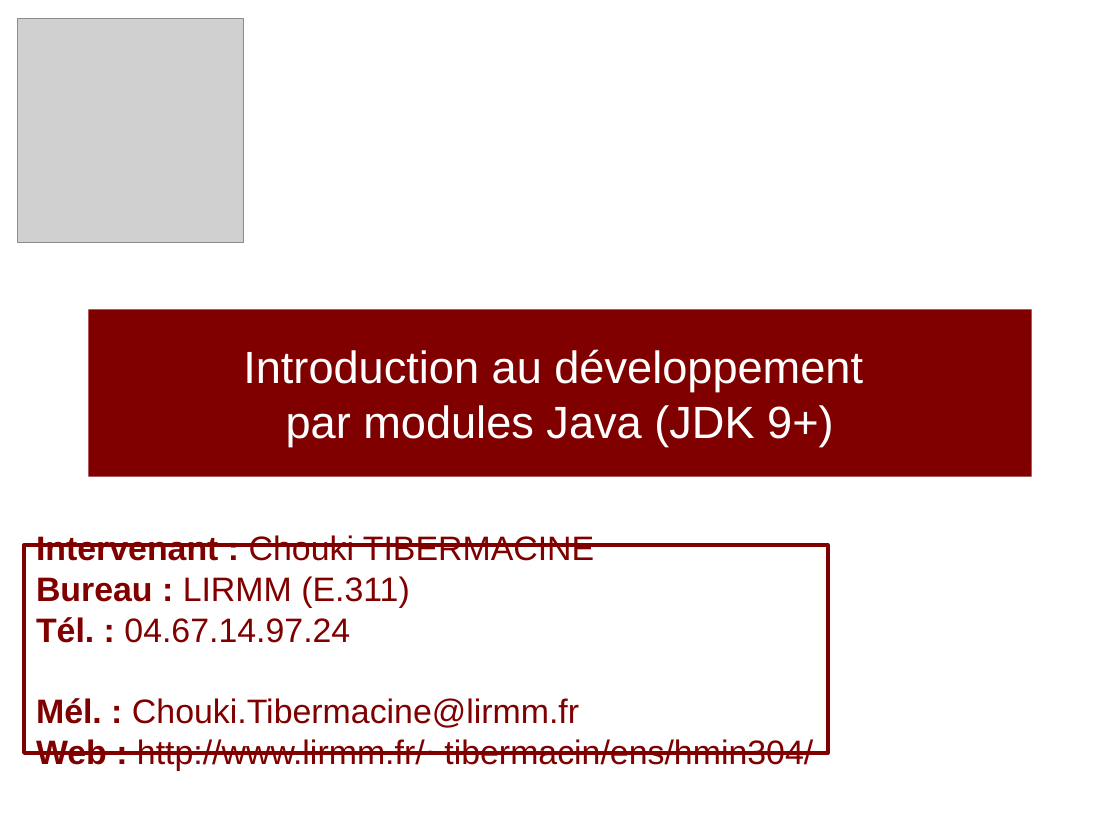
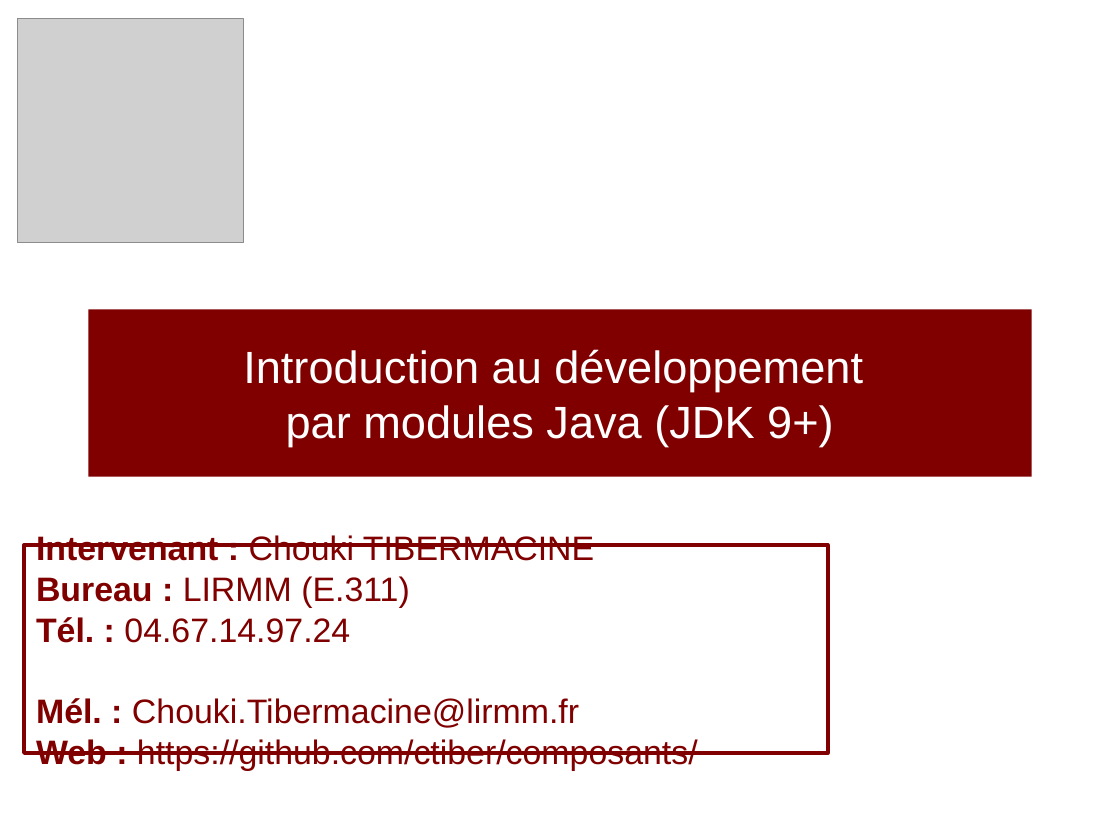
Before and after one commit to ctiber/composants, a slide deck: slide 1 of cours/cours6.odp. Drawn at 1120x840 pixels with LibreOffice and Linux fonts; fonts in the diff are those of the drawing; grey boxes stand for pictures. Boxes give left, top, right and bottom in pixels: in the first picture for what was removed or moved away, otherwise in the second. Text is boxed around its words. In the diff, an @@ line names an element or a change of style, - is before the commit and + after.

```diff
--- a/cours/cours6.odp
+++ b/cours/cours6.odp
@@ text in rectangle at [36, 739, 698, 770]: text changed @@
-Web : http://www.lirmm.fr/~tibermacin/ens/hmin304/
+Web : https://github.com/ctiber/composants/
```
Also in this commit, not shown: 11 other slides changed, 1 other file.
